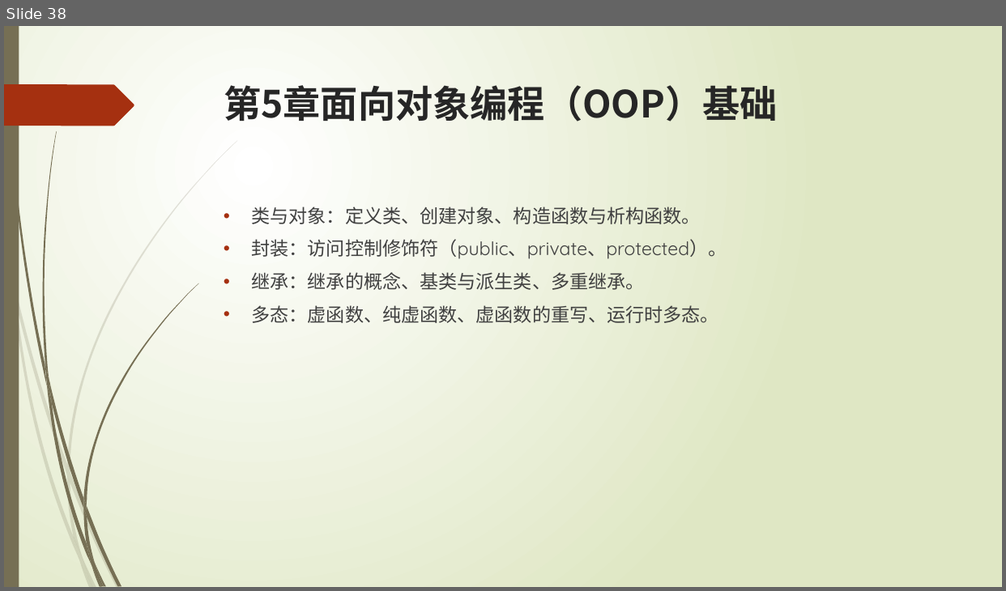
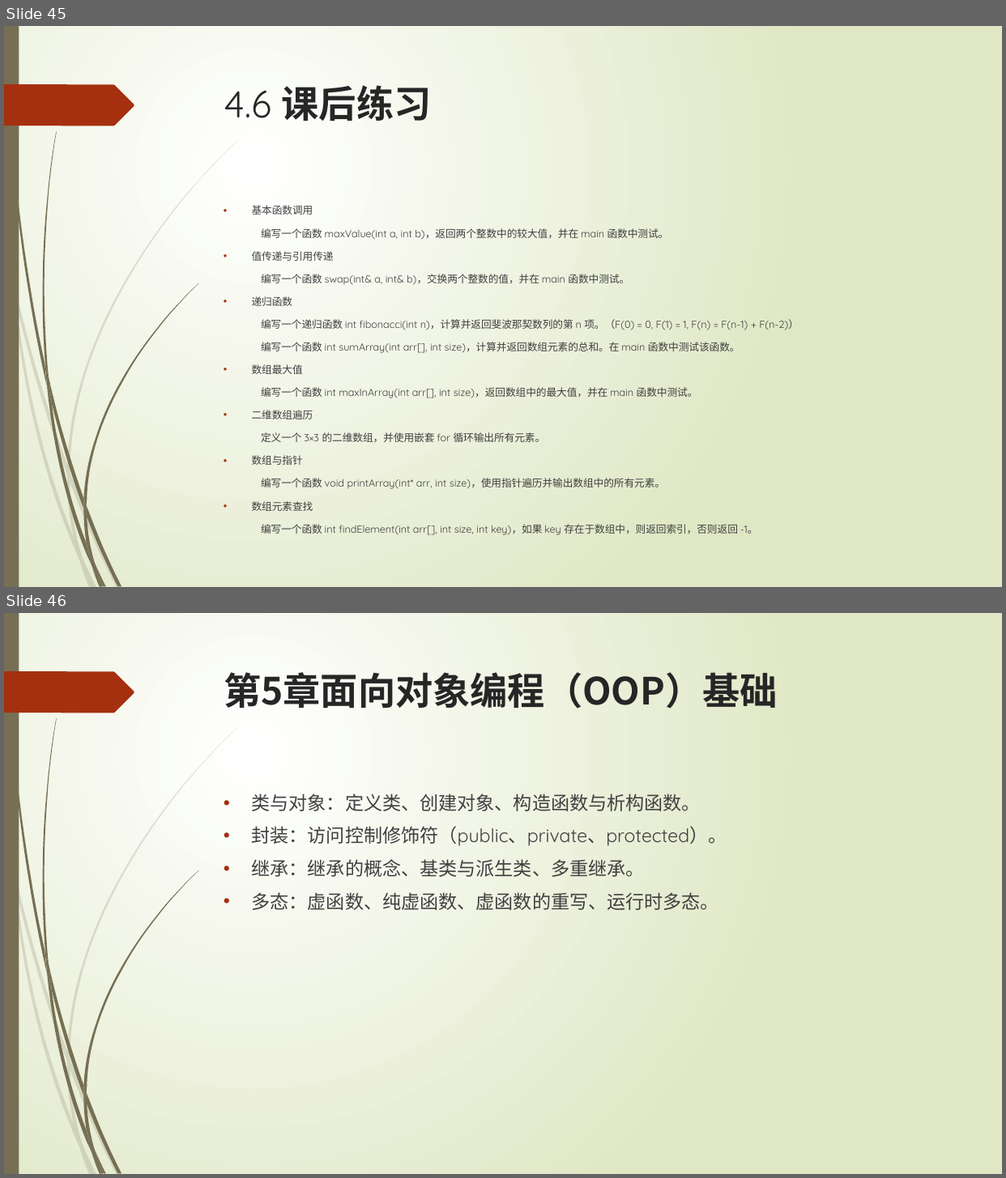
Before and after one commit to liuty2006/learn, a slide deck: learn_cpp/docs/C++语言培训.pptx. Shown one above the other, each under a label of ours: slide 38 before the commit, slides 45 and 46 after it. The pictures are 1006x591 and 1006x1178 pixels, drawn with LibreOffice and Linux fonts; fonts in the diff are those of the drawing. Boxes give left, top, right and bottom in pixels: in the first picture for what was removed or moved away, otherwise in the second. Text is boxed around its words. In the diff, an @@ line names an element or a change of style, - is before the commit and + after.

```diff
--- a/learn_cpp/docs/C++语言培训.pptx
+++ b/learn_cpp/docs/C++语言培训.pptx
@@ slide 45 added at (x1=4, y1=26, x2=1002, y2=587), background gradient #FFFFFF to #DFE8C4; not listed: 24 template elements that a slide beside it also shows @@
@@ title added at (x1=224, y1=85, x2=432, y2=121), 36 pt, text #262626, bold @@
+4.6 课后练习
@@ text added at (x1=252, y1=205, x2=799, y2=535), 9.9 pt, text #404040 @@
+• 基本函数调用
+编写一个函数 maxValue(int a, int b)，返回两个整数中的较大值，并在 main 函数中测试。
+• 值传递与引用传递
+编写一个函数 swap(int& a, int& b)，交换两个整数的值，并在 main 函数中测试。
+• 递归函数
+编写一个递归函数 int fibonacci(int n)，计算并返回斐波那契数列的第 n 项。（F(0) = 0, F(1) = 1, F(n) = F(n-1) + F(n-2)）
+编写一个函数 int sumArray(int arr[], int size)，计算并返回数组元素的总和。在 main 函数中测试该函数。
+• 数组最大值
+编写一个函数 int maxInArray(int arr[], int size)，返回数组中的最大值，并在 main 函数中测试。
+• 二维数组遍历
+定义一个 3×3 的二维数组，并使用嵌套 for 循环输出所有元素。
+• 数组与指针
+编写一个函数 void printArray(int* arr, int size)，使用指针遍历并输出数组中的所有元素。
+• 数组元素查找
+编写一个函数 int findElement(int arr[], int size, int key)，如果 key 存在于数组中，则返回索引，否则返回 -1。
@@ what was slide 38 is now slide 46 @@
```
Also in this commit, not shown: 1 slide changed, 7 other slides added, 25 other files.
